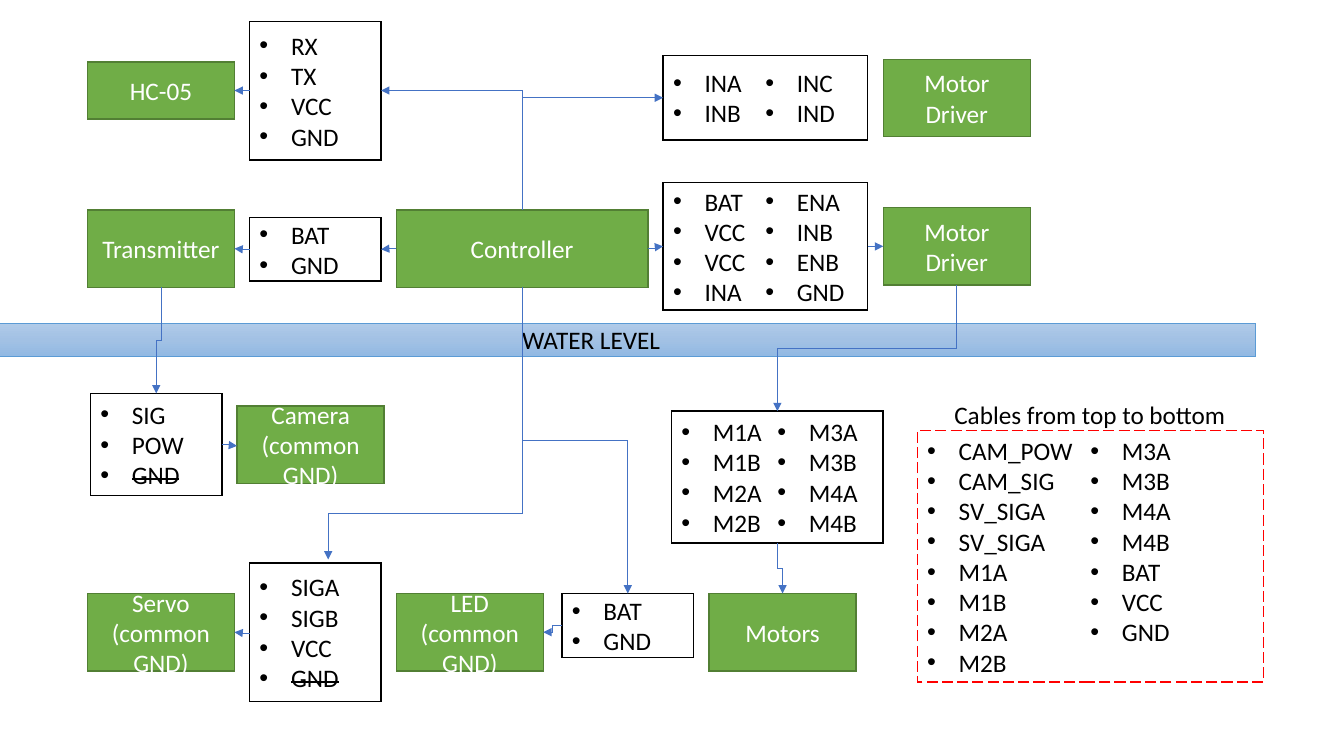
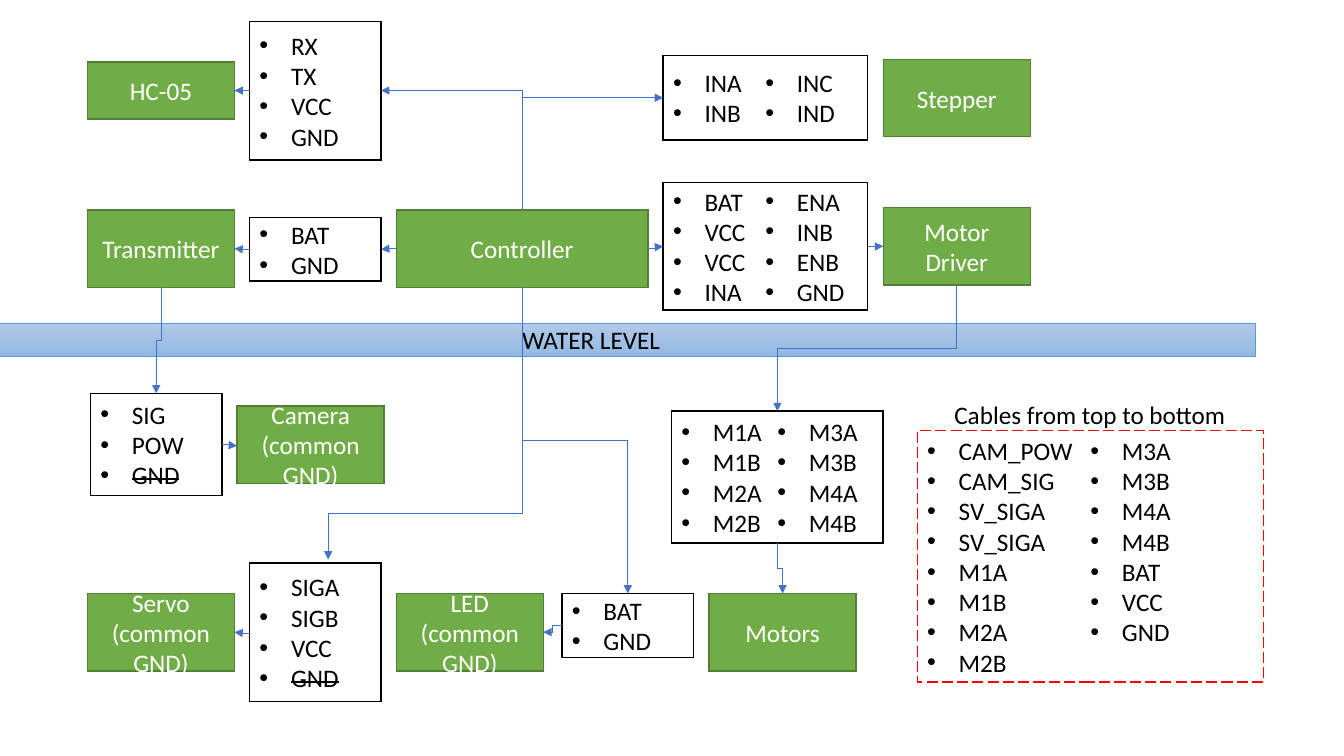
Before and after one commit to samuelwilliams413/METR4810, a slide deck: slide 1 of Electrical/Cable Management.pptx. Drawn at 1344x756 pixels with LibreOffice and Linux fonts; fonts in the diff are those of the drawing. Boxes give left, top, right and bottom in pixels: in the first picture for what was removed or moved away, otherwise in the second. Text is boxed around its words. In the diff, an @@ line names an element or a change of style, - is before the commit and + after.

Commit message:
minor fixes

```diff
--- a/Electrical/Cable Management.pptx
+++ b/Electrical/Cable Management.pptx
@@ text in rectangle at [917, 91, 997, 112]: text changed @@
-Motor Driver
+Stepper
```
